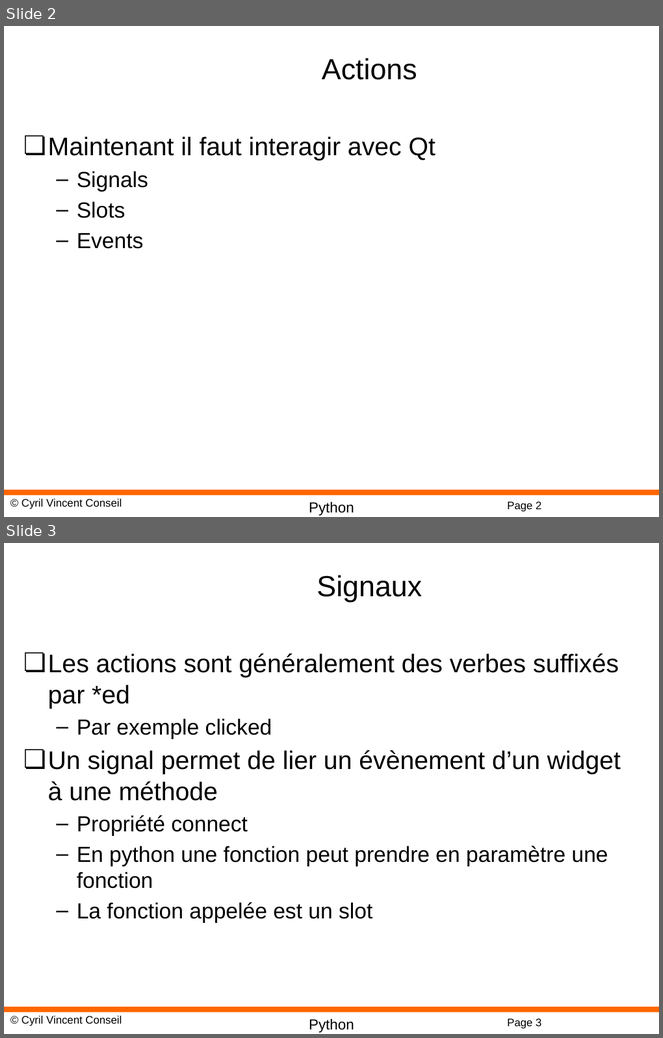
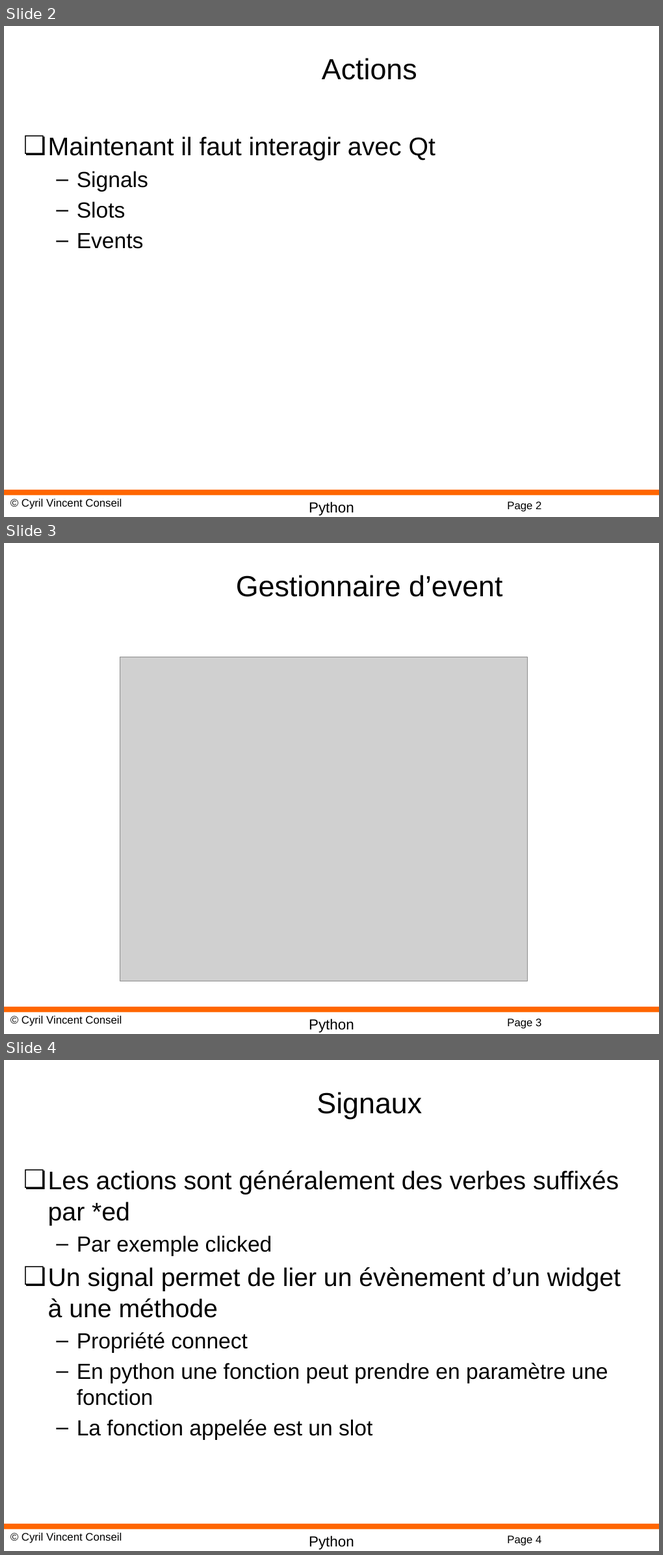
Before and after one commit to cyrilvincent/python-advanced, a slide deck: PPT/PyQt03-Actions.pptx. Shown one above the other, each under a label of ours: slides 2 and 3 before the commit, slides 2, 3 and 4 after it. The pictures are 663x1038 and 663x1555 pixels, drawn with LibreOffice and Linux fonts; fonts in the diff are those of the drawing; grey boxes stand for pictures; background and template pictures are left out. Boxes give left, top, right and bottom in pixels: in the first picture for what was removed or moved away, otherwise in the second. Text is boxed around its words. In the diff, an @@ line names an element or a change of style, - is before the commit and + after.

```diff
--- a/PPT/PyQt03-Actions.pptx
+++ b/PPT/PyQt03-Actions.pptx
@@ slide 3 added at box(4, 543, 659, 1034), background #FFFFFF; not listed: 4 template elements that a slide beside it also shows @@
@@ title added at box(236, 575, 503, 597), 32 pt, text #000000 @@
+Gestionnaire d’event
@@ picture added at box(120, 657, 527, 981) @@
@@ what was slide 3 is now slide 4 @@
@@ page number at box(507, 1536, 542, 1546): text changed @@
-Page 3
+Page 4
```
Also in this commit, not shown: 1 other file.
